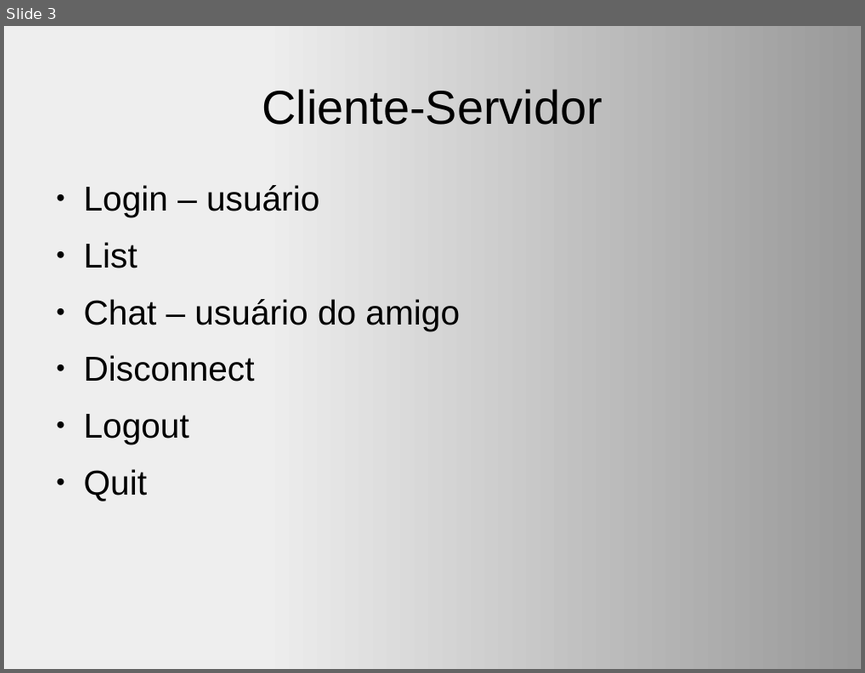
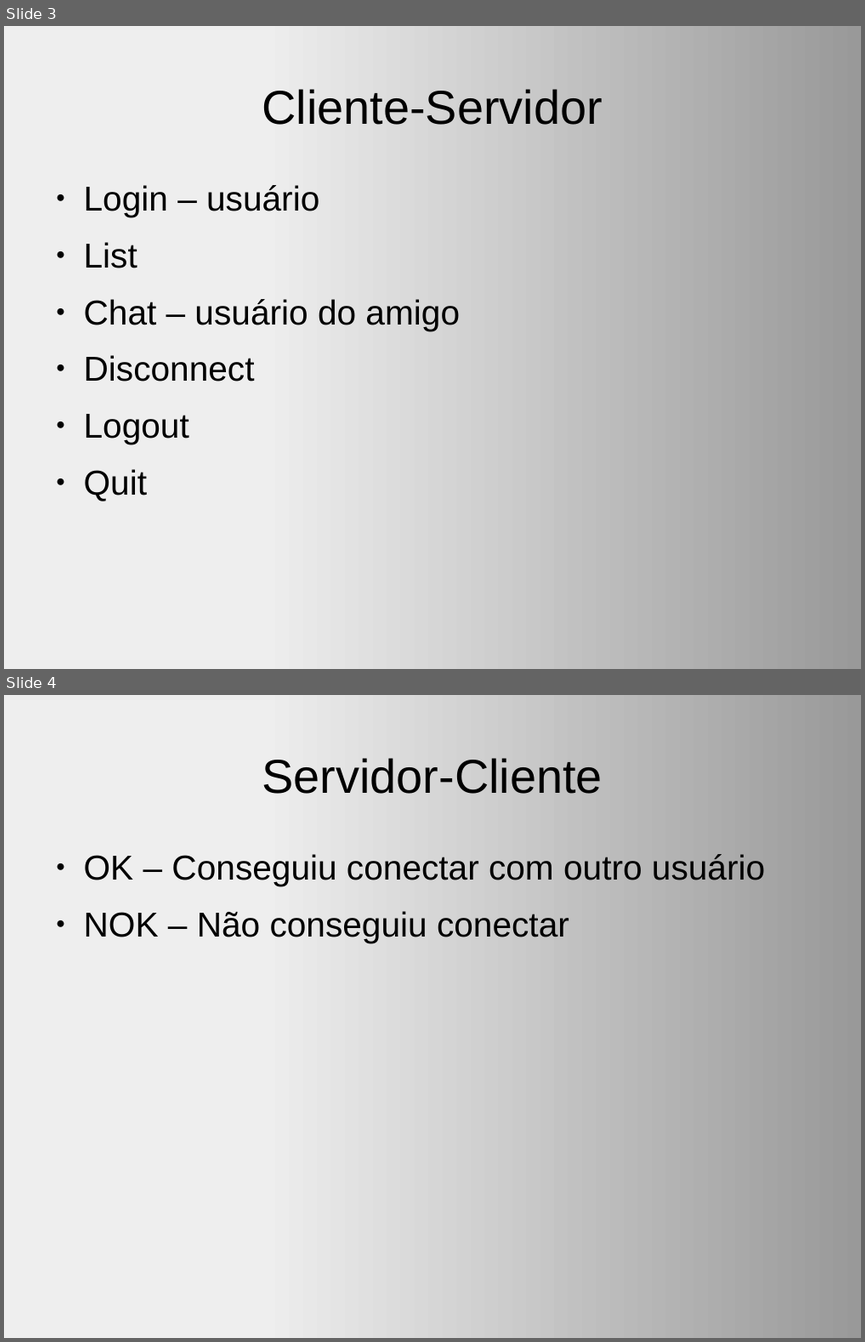
Before and after one commit to rulojuka/listas, a slide deck: mac0448/ep2/slides.odp. Shown one above the other, each under a label of ours: slide 3 before the commit, slides 3 and 4 after it. The pictures are 865x673 and 865x1342 pixels, drawn with LibreOffice and Linux fonts; fonts in the diff are those of the drawing. Boxes give left, top, right and bottom in pixels: in the first picture for what was removed or moved away, otherwise in the second. Text is boxed around its words. In the diff, an @@ line names an element or a change of style, - is before the commit and + after.

```diff
--- a/mac0448/ep2/slides.odp
+++ b/mac0448/ep2/slides.odp
@@ slide 4 added at [4, 695, 861, 1338], background gradient #EEEEEE to #999999 @@
@@ title added at [262, 758, 602, 794], 44 pt, text #000000 @@
+Servidor-Cliente
@@ text added at [84, 854, 765, 943], 32 pt, text #000000 @@
+● OK – Conseguiu conectar com outro usuário
+● NOK – Não conseguiu conectar
```
Also in this commit, not shown: 3 other slides added, 1 slide removed, 1 other file.
